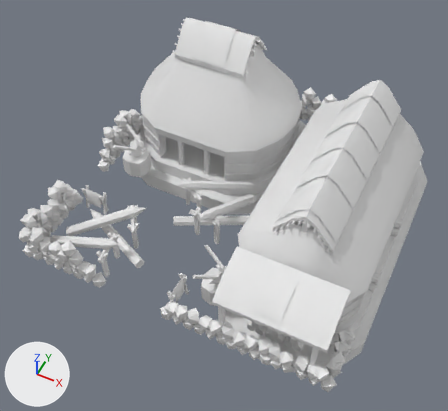
The COLLADA model art/meshes/structural/mapuche/arsenal.dae as it was, and as the next commit left it.
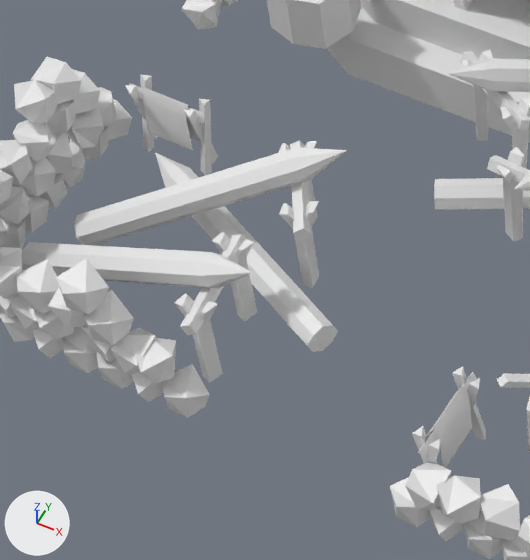
Each version appears first whole from a 50 mm camera at (14.7, -29.3, 37.1) aimed at (0.6, -1.0, 1.8), and next in a close-up on the part from 10% to 45% of the width and 40% to 80% of the height. The lights are fixed; the arrows at lower left show +X, +Y and +Z. The older version's two pictures come first.

Objects in the first close-up: 'arsenal'.
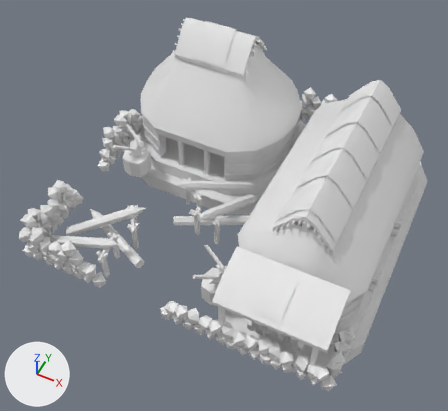
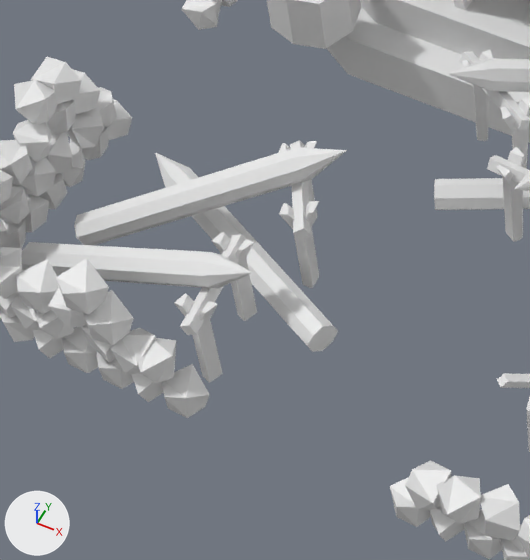
What differs and where, as boxes (x1, y1, x2, y2) in the close-ups (530 x 560 px):
part 1 of me_cubo_31361, deleted: before (125, 75, 486, 468)

What changed in the scene script:
```text
Change me_cubo_31361:
    used by ob_arsenal; location = (0.0, 0.0, 0.0)
    remove me_cubo_31361.from_pydata(...)  # 3930 vertices, 5782 faces; spans x -12.5..13.7, y -11.0..15.1, z -2.3..10.9
    add me_cubo_31361.from_pydata(...)  # 3850 vertices, 5686 faces; spans x -12.5..13.7, y -11.0..15.1, z -2.3..10.9
    me_cubo_31361 part 1: 12 loose pieces with 80 vertices, spanning x -10.1..1.4, y -10.1..-4.0, z -0.1..2.0, are deleted
```
